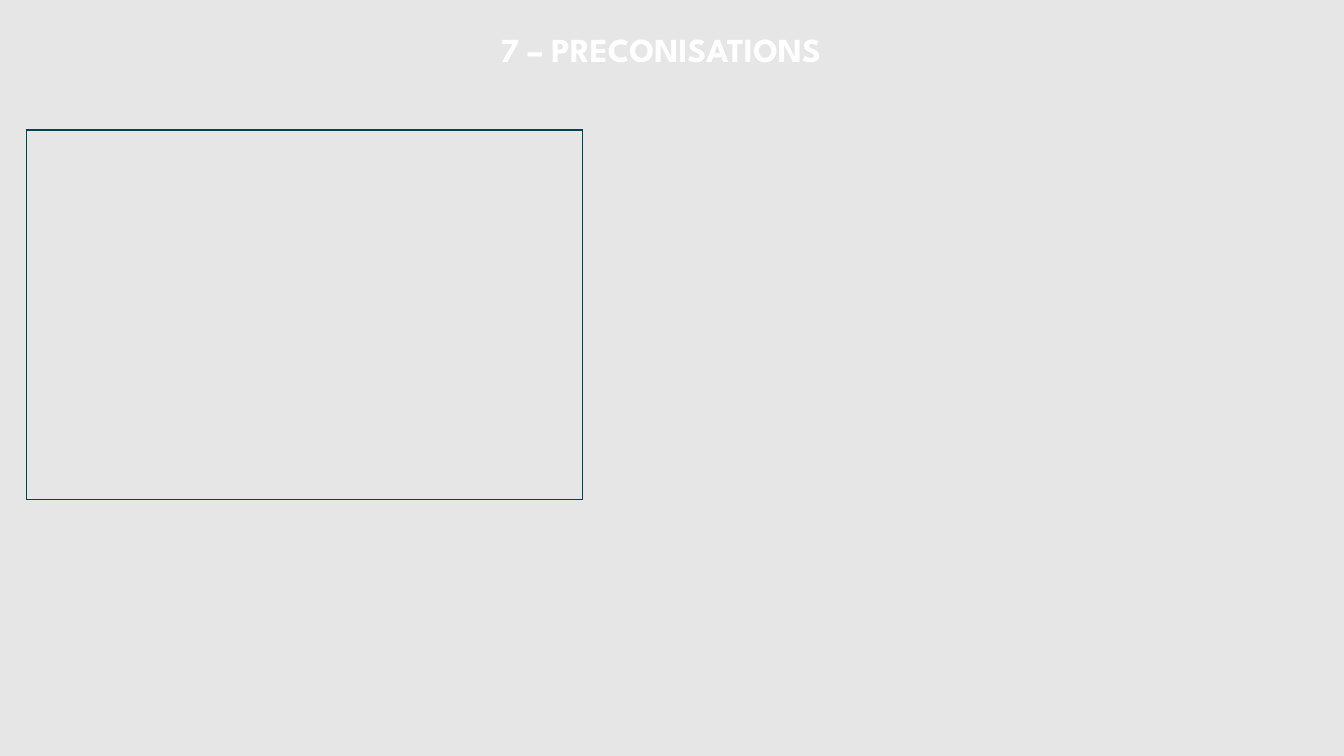
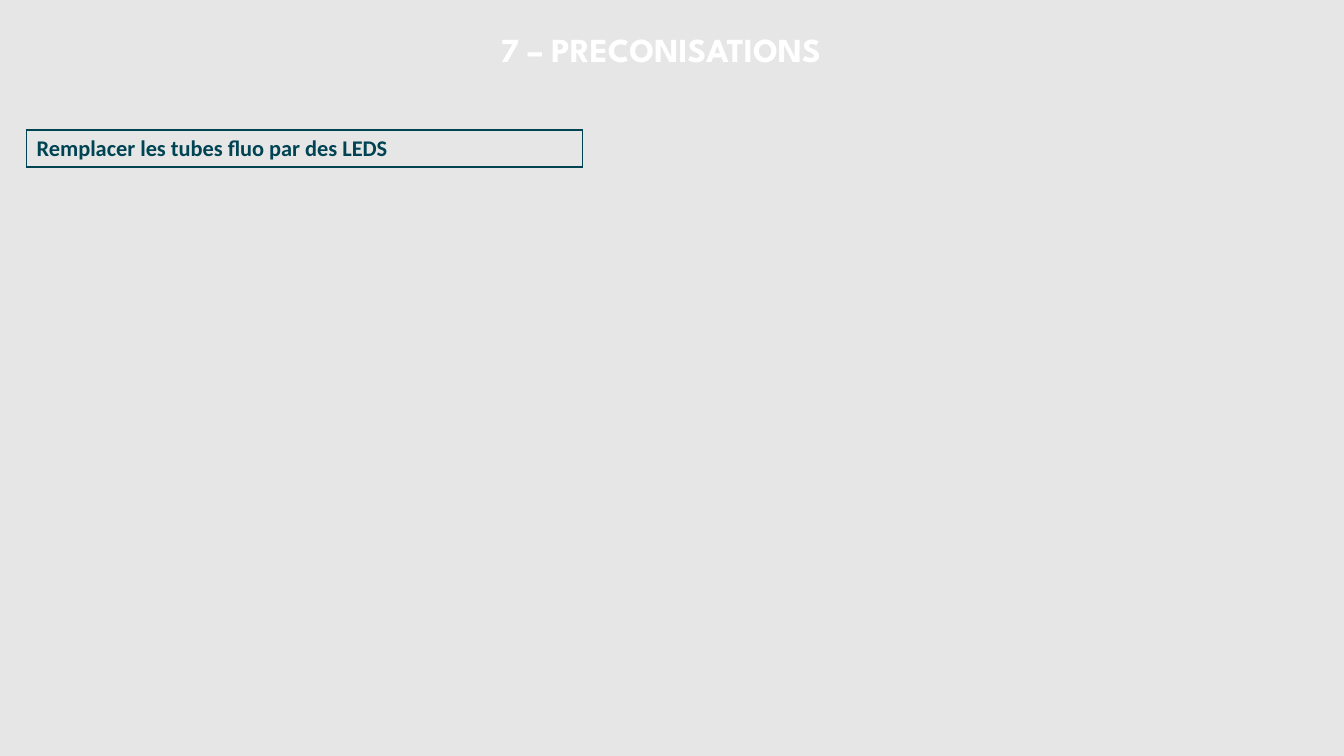
Before and after one commit to sigsieml/super-cep, a slide deck: slide 7 of app/src/main/assets/powerpointvierge.pptx. Drawn at 1344x756 pixels with LibreOffice and Linux fonts; fonts in the diff are those of the drawing; background and template pictures are left out. Boxes give left, top, right and bottom in pixels: in the first picture for what was removed or moved away, otherwise in the second. Text is boxed around its words. In the diff, an @@ line names an element or a change of style, - is before the commit and + after.

```diff
--- a/app/src/main/assets/powerpointvierge.pptx
+++ b/app/src/main/assets/powerpointvierge.pptx
@@ table removed at [26,130,582,500], 10 rows, 1 columns @@
-
-
-
-
-
-
-
-
-
-
@@ table added at [26,130,582,167], 1 rows, 1 columns @@
+Remplacer les tubes fluo par des LEDS
```
Also in this commit, not shown: 3 other slides changed, 49 other files.
